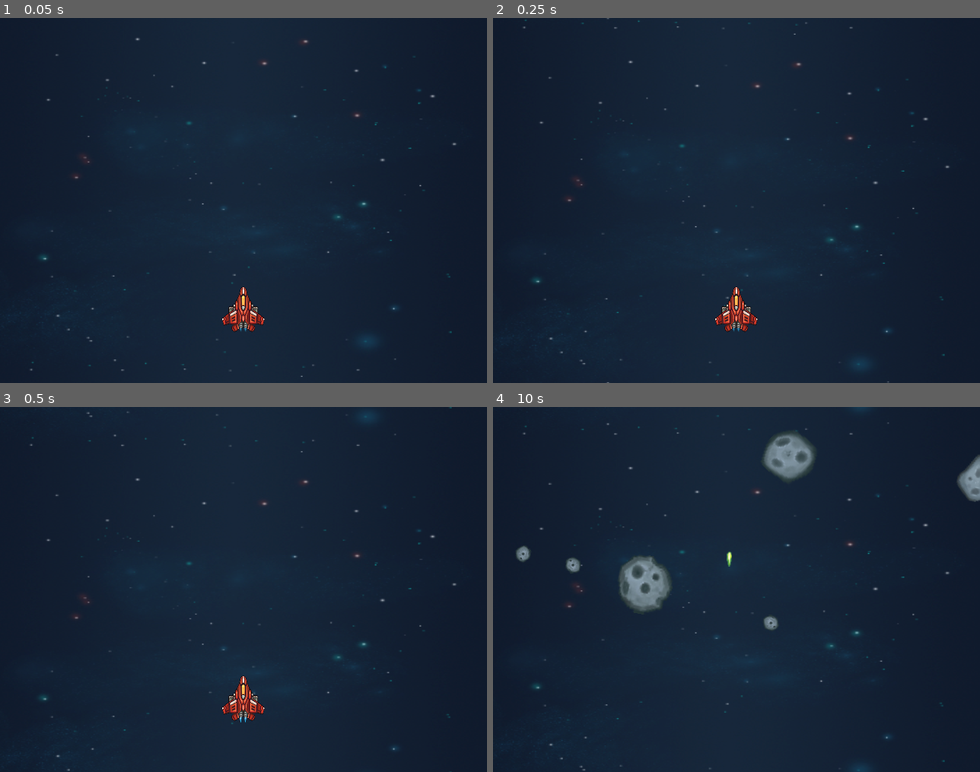
Above: before the commit, frames 1-4 (two rows, left to right).
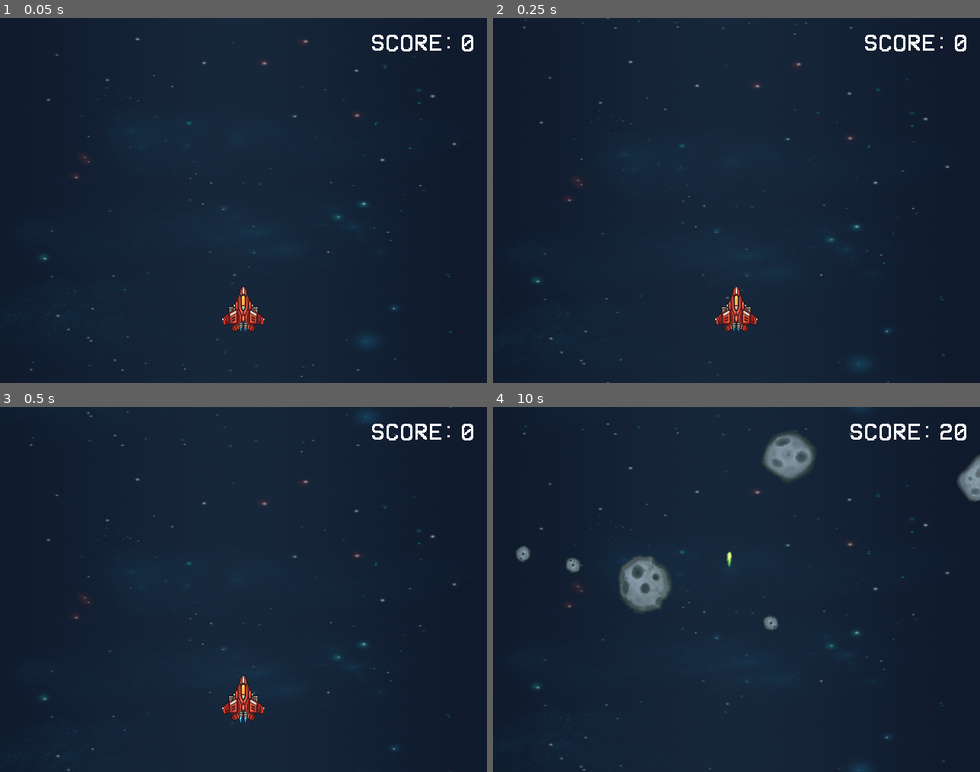
Above: after the commit, the same moments.

Repository: GArmane/vaporspace
Game: Godot game, scene res://src/scenes/tests/Gameplay01/Gameplay01.tscn
Same seed, same stepped clock (60 frames per second), same inputs: the game is played once before the commit and once after it.
Inputs:
- Up to frame 1 (0.05 s): no input
- Up to frame 2 (0.25 s): no input
- Up to frame 3 (0.5 s): no input
- Up to frame 4 (10 s): hold Right (ui_right) 0.53-1.28 s; tap Space (ui_select) at 0.77, 1.52, 3.02, 3.77, 4.52, 6.02, 6.77, 7.52, 9.02, 9.77 s; hold Down (ui_down) 1.28-2.03 s; hold Right (ui_right) 2.03-2.78 s; hold Up (ui_up) 2.78-3.53 s; hold Left (ui_left) 3.53-5.03 s; hold Down (ui_down) 5.03-5.78 s; hold Right (ui_right) 5.78-6.53 s; hold Up (ui_up) 6.53-7.28 s; hold Right (ui_right) 7.28-8.03 s; hold Down (ui_down) 8.03-8.78 s; hold Left (ui_left) 8.78-9.53 s; hold Up (ui_up) from 9.53 s (still down)

The runs differ from the first frame. In frame 1, 0.4% of the frame differs, in the area x 76-98%, y 4-10%; in frame 2, 0.4%; in frame 3, 0.4%; in frame 4, 0.4%, in the area x 73-98%, y 4-10%.

Commit message:
feat(scr/scenes/tests/gameplay01): score counter

Diff:
--- a/src/entities/controllers/asteroid_spawner/AsteroidSpawner.gd
+++ b/src/entities/controllers/asteroid_spawner/AsteroidSpawner.gd
@@ -60,22 +60,22 @@
 	return asteroid
 
 
-func spawn():
+func spawn(controller: Object, handler: String):
 	var asteroid = _set_physics(_choose_random_asteroid())
+	asteroid.connect("destroyed", controller, handler)
 	get_parent().add_child_below_node(self, asteroid)
 
 
-func spawn_wave(spawn_interval: float, count: int):
+func spawn_wave(
+	controller: Object, handler: String, spawn_interval: float, count: int
+) -> void:
 	spawn_timer.wait_time = spawn_interval
 	emit_signal("wave_start")
 
 	spawn_timer.start()
 	for _count in range(0, count):
 		yield(spawn_timer, "timeout")
+		spawn(controller, handler)
 
 	spawn_timer.stop()
 	emit_signal("wave_end")
-
-
-func _on_SpawnTimer_timeout():
-	spawn()
--- a/src/scenes/tests/Gameplay01/GameController.gd
+++ b/src/scenes/tests/Gameplay01/GameController.gd
@@ -2,7 +2,11 @@
 
 
 onready var asteroid_spawner: Position2D = $AsteroidSpawner
+onready var gui: CanvasLayer = $GUI
 onready var start_timer: Timer = $StartTimer
+
+
+onready var score := 0
 
 
 func _ready():
@@ -10,6 +14,11 @@
 
 
 func _on_StartTimer_timeout():
-	asteroid_spawner.spawn_wave(0.5, 10)
+	asteroid_spawner.spawn_wave(self, "_on_Asteroid_destroy", 0.5, 10)
 	yield(asteroid_spawner, "wave_end")
 	start_timer.start()
+
+
+func _on_Asteroid_destroy(value: int) -> void:
+	score += value
+	gui.update_score(score)
--- a/src/scenes/tests/Gameplay01/Gameplay01.tscn
+++ b/src/scenes/tests/Gameplay01/Gameplay01.tscn
@@ -1,10 +1,11 @@
-[gd_scene load_steps=10 format=2]
+[gd_scene load_steps=11 format=2]
 
 [ext_resource path="res://src/entities/controllers/asteroid_spawner/AsteroidSpawner.tscn" type="PackedScene" id=1]
 [ext_resource path="res://src/entities/actors/player/Player.tscn" type="PackedScene" id=2]
 [ext_resource path="res://src/scenes/tests/Gameplay01/GameController.gd" type="Script" id=3]
 [ext_resource path="res://src/scenes/tests/Gameplay01/sprites/background.png" type="Texture" id=4]
 [ext_resource path="res://src/scenes/tests/Gameplay01/Background.gd" type="Script" id=5]
+[ext_resource path="res://src/ui/gui/GUI.tscn" type="PackedScene" id=6]
 
 [sub_resource type="SegmentShape2D" id=1]
 b = Vector2( 640, 0 )
@@ -22,6 +23,12 @@
 
 [node name="Main" type="Node2D"]
 script = ExtResource( 3 )
+
+[node name="GUI" parent="." instance=ExtResource( 6 )]
+
+[node name="StartTimer" type="Timer" parent="."]
+wait_time = 3.0
+one_shot = true
 
 [node name="Boundaries" type="StaticBody2D" parent="."]
 collision_layer = 2
@@ -44,7 +51,6 @@
 [node name="Background" type="ParallaxBackground" parent="."]
 layer = -1
 script = ExtResource( 5 )
-velocity = 25
 
 [node name="ParallaxLayer" type="ParallaxLayer" parent="Background"]
 motion_mirroring = Vector2( 0, 480 )
@@ -54,10 +60,6 @@
 scale = Vector2( 1.83185, 1.2 )
 texture = ExtResource( 4 )
 centered = false
-
-[node name="StartTimer" type="Timer" parent="."]
-wait_time = 3.0
-one_shot = true
 
 [node name="AsteroidSpawner" parent="." instance=ExtResource( 1 )]
 position = Vector2( 320, -64 )
--- a/src/ui/gui/GUI.gd
+++ b/src/ui/gui/GUI.gd
@@ -1,10 +1,6 @@
 extends CanvasLayer
 
 
-onready var score := 0
-
-
-func add_score(value: int) -> int:
-	score += value
-	get_node("BaseContainer/Elements/Score/Value").text = str(score)
-	return score
+func update_score(value: int) -> int:
+	get_node("BaseContainer/Elements/Score/Value").text = str(value)
+	return value
